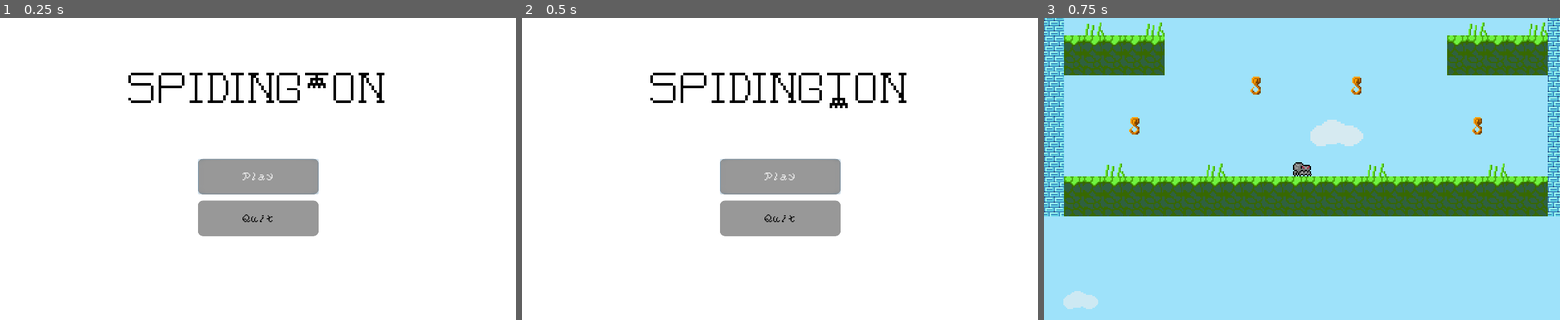
Above: before the commit, frames 1-3 (left to right).
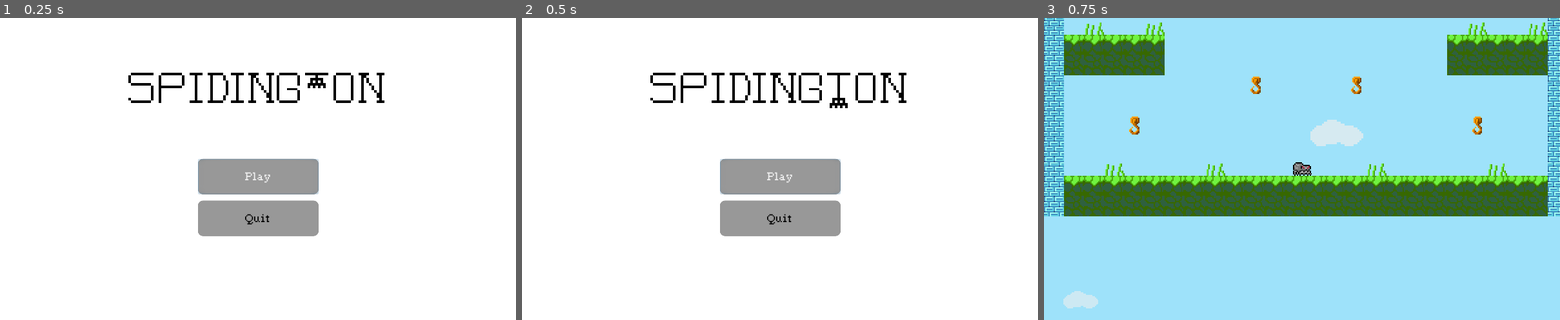
Above: after the commit, the same moments.

Repository: Tusentio/Spidington
Game: Godot game, scene res://Scenes/Menu/Menu.tscn
Two runs of this game, one before a commit and one after it. Both use one fixed random seed, a clock stepped at 60 frames per second and the inputs below.
Inputs:
- Up to frame 1 (0.25 s): no input
- Up to frame 2 (0.5 s): no input
- Up to frame 3 (0.75 s): click "Play" at 0.5 s

The runs differ from the first frame. In frame 1, 0.1% of the frame differs, in the area x 47-53%, y 51-69%; in frame 2, 0.1%; in frame 3, 3.3%, in the area x 0-100%, y 0-97%.

Commit message:
New font added

Diff:
--- a/Fonts/GameFont.tres
+++ b/Fonts/GameFont.tres
@@ -1,6 +1,7 @@
 [gd_resource type="DynamicFont" load_steps=2 format=2]
 
-[ext_resource path="res://Fonts/AdventurersScrib.ttf" type="DynamicFontData" id=1]
+[ext_resource path="res://Fonts/Typecast.ttf" type="DynamicFontData" id=1]
 
 [resource]
+size = 36
 font_data = ExtResource( 1 )
--- a/Scenes/Credits/Credits.tscn
+++ b/Scenes/Credits/Credits.tscn
@@ -62,22 +62,22 @@
 anchor_top = 0.5
 anchor_right = 0.5
 anchor_bottom = 0.5
-margin_left = -395.0
-margin_top = -66.0
-margin_right = 393.0
-margin_bottom = 100.0
+margin_left = -396.414
+margin_top = -94.2842
+margin_right = 391.586
+margin_bottom = 346.716
 grow_horizontal = 2
 custom_fonts/font = ExtResource( 2 )
 custom_colors/font_color = Color( 0, 0, 0, 1 )
-custom_constants/line_spacing = 10
+custom_constants/line_spacing = 0
 text = "A game by:
 Elias Söderlund,
 Kevin Sundqvist Norlén,
 Perat Sawadpol
 & Tomas Bergström
 
-Font \"Adventurer's Scribbles\" by:
-WildLeoKnight
+Font \"Typecast\" by:
+jeti
 
 Thanks for playing!
 Press Esc..."
--- a/Scenes/Game/Game.tscn
+++ b/Scenes/Game/Game.tscn
@@ -59,7 +59,6 @@
 [node name="Camera" type="Camera2D" parent="Player"]
 current = true
 zoom = Vector2( 0.4, 0.4 )
-smoothing_enabled = true
 
 [node name="Background" type="ParallaxBackground" parent="."]
 
Binary file removed: Fonts/AdventurersScrib.ttf
Binary file added: Fonts/Typecast.ttf
